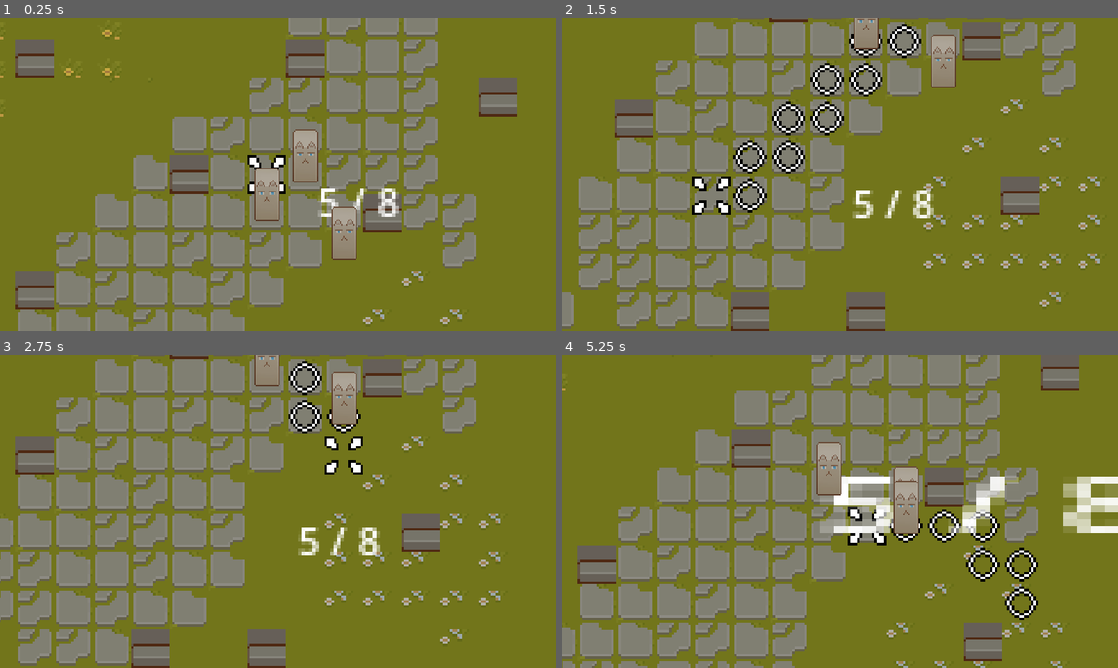
Above: before the commit, frames 1-4 (two rows, left to right).
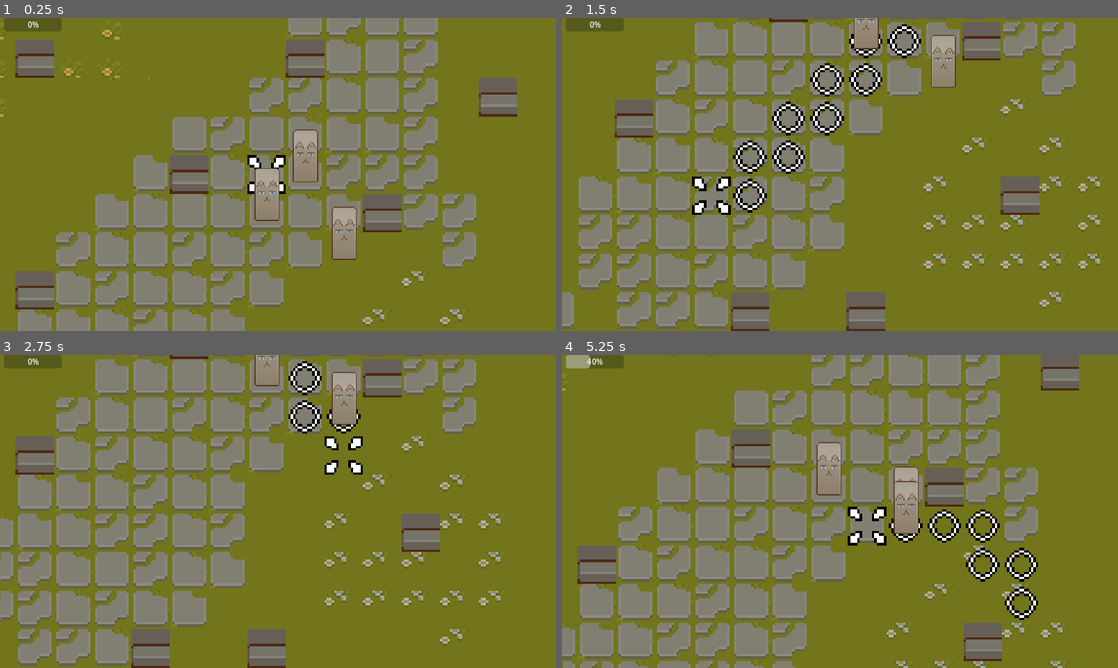
Above: after the commit, the same moments.

Repository: yuivan0352/godot-element-game
Game: Godot game, scene res://World.tscn
Same seed, same stepped clock (60 frames per second), same inputs: the game is played once before the commit and once after it.
Inputs (mouse positions are in pixels of both pictures, inside the frame that each line leads up to):
- Up to frame 1 (0.25 s): no input
- Up to frame 2 (1.5 s): tap Enter at 0.5 s; move the mouse to (962, 158) at 0.52 s; hold S (cam_down) 0.53-1.28 s; tap Space at 1.25 s; move the mouse to (728, 190) at 1.27 s; tap A (cam_left) at 1.35 s
- Up to frame 3 (2.75 s): tap Enter at 2 s; move the mouse to (333, 442) at 2.02 s; hold D (cam_right) from 2.03 s (still down)
- Up to frame 4 (5.25 s): tap Space at 2.75 s; move the mouse to (812, 574) at 2.77 s; release D (cam_right) at 2.78 s; tap W (cam_up) at 2.85 s; tap Enter at 3.5 s; move the mouse to (1006, 558) at 3.52 s; press the mouse at (1006, 558) at 3.53 s; move the mouse to (673, 464) at 4.27 s; release the mouse at (673, 464) at 4.28 s; tap S (cam_down) at 4.35 s; move the mouse to (867, 511) at 5.02 s; hold A (cam_left) from 5.03 s (still down)

The runs differ from the first frame. In frame 1, 0.9% of the frame differs, in the area x 0-72%, y 0-64%; in frame 2, 1.0%; in frame 3, 1.0%; in frame 4, 4.0%, in the area x 0-100%, y 0-57%.

Commit message:
health for one character

Diff:
--- a/Camera/OverviewCamera.tscn
+++ b/Camera/OverviewCamera.tscn
@@ -1,7 +1,6 @@
-[gd_scene load_steps=3 format=3 uid="uid://66bfojldfelb"]
+[gd_scene load_steps=2 format=3 uid="uid://66bfojldfelb"]
 
 [ext_resource type="Script" path="res://Camera/OverviewCamera.gd" id="1_mmlud"]
-[ext_resource type="PackedScene" uid="uid://gymja1x7cn2o" path="res://UI/StatUI.tscn" id="2_aju0a"]
 
 [node name="OverviewCamera" type="Camera2D"]
 zoom = Vector2(5, 5)
@@ -12,5 +11,3 @@
 limit_smoothed = true
 rotation_smoothing_enabled = true
 script = ExtResource("1_mmlud")
-
-[node name="StatUI" parent="." instance=ExtResource("2_aju0a")]
--- a/Character/Character.gd
+++ b/Character/Character.gd
@@ -14,7 +14,7 @@
 signal turn_complete
 signal char_moving
 # just to test health
-signal health_changed
+signal update_characterhealth
 
 func _ready():
 	print("Health: %s" % char_stats.health)
@@ -102,8 +102,15 @@
 				is_moving = false
 
 				# here just to test health
-				char_stats.health = char_stats.health - 1
-				health_changed.emit()
+				#char_stats.health = char_stats.health - 1
 
 				current_point_path.clear()
 				turn_complete.emit()
+
+			emit_signal("update_characterhealth", char_stats.health)
+
+func take_damage(damageAmount):
+	char_stats.health -= damageAmount
+	if char_stats.health <= 0:
+		char_stats.health = 0
+	emit_signal("update_characterhealth", char_stats.health)
--- a/Character/Character.tscn
+++ b/Character/Character.tscn
@@ -31,5 +31,3 @@
 limit_bottom = 256
 limit_smoothed = true
 rotation_smoothing_enabled = true
-
-[connection signal="health_changed" from="." to="." method="_on_health_changed"]
--- a/Images/TileMap.gd
+++ b/Images/TileMap.gd
@@ -29,3 +29,7 @@
 			set_cell(1, tile_position, 2, Vector2i(2, 3), 0)
 		else:
 			set_cell(1, tile_position, 2, Vector2i(3, 3), 0)
+
+
+func _on_turn_queue_active(active_char):
+	pass # Replace with function body.
--- /dev/null
+++ b/StatLayer.gd
@@ -0,0 +1,6 @@
+extends CanvasLayer
+
+var char
+
+func _on_active_char(active_char):
+	char = active_char
--- a/TurnQueue.gd
+++ b/TurnQueue.gd
@@ -6,7 +6,7 @@
 var prev_char : Character
 @onready var overview_camera = $"../OverviewCamera"
 
-signal active
+signal active(active_char)
 
 func _ready():
 	var characters = get_children()
@@ -15,11 +15,7 @@
 	for i in characters.size():
 		characters[i].turn_complete.connect(_play_turn)
 		characters[i].char_moving.connect(transition_character_cam)
-	active.connect(pass_active)
-	active.emit()
-
-func pass_active():
-	overview_camera.set_active(active_char)
+	active.emit(active_char)
 
 func transition_character_cam():
 	overview_camera.track_char_cam(active_char)
@@ -28,6 +24,7 @@
 	var new_index = (active_char.get_index() + 1) % get_child_count()
 	prev_char = active_char
 	active_char = get_child(new_index)
+	active.emit(active_char)
 	overview_camera.transition_camera(prev_char.find_child("CharacterCamera"), active_char.find_child("CharacterCamera"))
-	print(active_char.find_child("CharacterCamera").enabled)
+	#print(active_char.find_child("CharacterCamera").enabled)
 	overview_camera.make_current()
--- a/UI/HealthBar.tscn
+++ /dev/null
@@ -1,15 +0,0 @@
-[gd_scene load_steps=2 format=3 uid="uid://cjcl1fibiecja"]
-
-[ext_resource type="Script" path="res://UI/HealthLabel.gd" id="1_t4jns"]
-
-[node name="HealthBar" type="HBoxContainer"]
-offset_right = 84.0
-offset_bottom = 40.0
-
-[node name="TextureProgressBar" type="TextureProgressBar" parent="."]
-layout_mode = 2
-
-[node name="HealthLabel" type="Label" parent="."]
-layout_mode = 2
-text = "5 / 8"
-script = ExtResource("1_t4jns")
--- a/UI/HealthLabel.gd
+++ b/UI/HealthLabel.gd
@@ -1,15 +1,18 @@
 extends Label
 
-#var active_char : Character = get_parent()
+#@onready var active_char = get_node("../../../StatLayer")
+var char
+
+func _on_active_char(active_char):
+	char = active_char
+	print(char)
 
 func _ready():
-	print(get_parent().get_parent().get_parent().get_parent().active_char)
+	print(char)
 	#if self != null:
 		#self.text = "cock" + "/" + "penis"
 	#$Character.connect("health_changed", update)
-
-func _process(delta):
-	print(get_parent().get_parent().get_parent().get_parent().active_char)
+	pass
 
 func update():
 	self
--- a/UI/StatUI.gd
+++ b/UI/StatUI.gd
@@ -1,11 +1,7 @@
 extends Control
 
-@onready var character_stats : Character =
-@onready var label = $Label
+@onready var healthBar = $CharacterHealthBar
 
-func _ready():
-	var max_health = character_stats.char_stats.get_health()
-	var health = max_health
-
-	if label != null:
-		label.text = str(health) + "/" + str(max_health)
+func _on_character_update_characterhealth(health):
+	print(health)
+	healthBar.value = health
--- a/UI/StatUI.tscn
+++ /dev/null
@@ -1,19 +0,0 @@
-[gd_scene load_steps=2 format=3 uid="uid://gymja1x7cn2o"]
-
-[ext_resource type="PackedScene" uid="uid://cjcl1fibiecja" path="res://UI/HealthBar.tscn" id="2_cs2rw"]
-
-[node name="StatUI" type="Control"]
-layout_mode = 3
-anchors_preset = 15
-anchor_right = 1.0
-anchor_bottom = 1.0
-grow_horizontal = 2
-grow_vertical = 2
-
-[node name="VBoxContainer" type="VBoxContainer" parent="."]
-layout_mode = 0
-offset_right = 40.0
-offset_bottom = 40.0
-
-[node name="HealthBar" parent="VBoxContainer" instance=ExtResource("2_cs2rw")]
-layout_mode = 2
--- a/World.tscn
+++ b/World.tscn
@@ -1,13 +1,16 @@
-[gd_scene load_steps=15 format=3 uid="uid://bcem6cteq40gr"]
+[gd_scene load_steps=18 format=3 uid="uid://bcem6cteq40gr"]
 
 [ext_resource type="Texture2D" uid="uid://cnqqdk4f3fcw" path="res://Images/Texture/TX Tileset Grass.png" id="1_1knkp"]
 [ext_resource type="Texture2D" uid="uid://bjon20u4lph6f" path="res://Images/Texture/TX Tileset Wall.png" id="2_k3b8q"]
 [ext_resource type="Texture2D" uid="uid://b7oa2whf61p8g" path="res://Images/Texture/point and click cursor.png" id="3_l6tq3"]
 [ext_resource type="Script" path="res://Images/TileMap.gd" id="4_4o7b2"]
 [ext_resource type="Script" path="res://TurnQueue.gd" id="5_4rsxs"]
-[ext_resource type="PackedScene" uid="uid://66bfojldfelb" path="res://OverviewCamera.tscn" id="5_qj4ji"]
+[ext_resource type="PackedScene" uid="uid://66bfojldfelb" path="res://Camera/OverviewCamera.tscn" id="5_qj4ji"]
+[ext_resource type="Script" path="res://StatLayer.gd" id="5_x3x0p"]
 [ext_resource type="PackedScene" uid="uid://brhl8kkmkf8im" path="res://Character/Character.tscn" id="6_74pcq"]
 [ext_resource type="Script" path="res://Stats/stat_sheet.gd" id="7_88uww"]
+[ext_resource type="Script" path="res://UI/StatUI.gd" id="7_oinac"]
+[ext_resource type="Script" path="res://UI/HealthLabel.gd" id="8_441bh"]
 
 [sub_resource type="TileSetAtlasSource" id="TileSetAtlasSource_fwg0k"]
 texture = ExtResource("1_1knkp")
@@ -768,10 +771,11 @@
 sources/1 = SubResource("TileSetAtlasSource_qcekg")
 sources/2 = SubResource("TileSetAtlasSource_141pg")
 
-[sub_resource type="Resource" id="Resource_uy6i8"]
+[sub_resource type="Resource" id="Resource_g21b6"]
 resource_local_to_scene = true
 script = ExtResource("7_88uww")
 name = ""
+max_health = 0
 health = 40
 armor_class = 10
 strength = 10
@@ -781,10 +785,11 @@
 wisdom = 10
 charisma = 10
 
-[sub_resource type="Resource" id="Resource_ibn8a"]
+[sub_resource type="Resource" id="Resource_f7d4q"]
 resource_local_to_scene = true
 script = ExtResource("7_88uww")
 name = ""
+max_health = 0
 health = 8
 armor_class = 10
 strength = 10
@@ -803,6 +808,28 @@
 layer_1/tile_data = PackedInt32Array()
 script = ExtResource("4_4o7b2")
 
+[node name="StatLayer" type="CanvasLayer" parent="."]
+script = ExtResource("5_x3x0p")
+
+[node name="StatUI" type="Control" parent="StatLayer"]
+layout_mode = 3
+anchors_preset = 0
+offset_right = 40.0
+offset_bottom = 40.0
+script = ExtResource("7_oinac")
+
+[node name="HealthLabel" type="Label" parent="StatLayer/StatUI"]
+visible = false
+layout_mode = 0
+text = "5 / 8"
+script = ExtResource("8_441bh")
+
+[node name="CharacterHealthBar" type="ProgressBar" parent="StatLayer/StatUI"]
+layout_mode = 0
+offset_left = 8.0
+offset_right = 128.0
+offset_bottom = 27.0
+
 [node name="OverviewCamera" parent="." instance=ExtResource("5_qj4ji")]
 
 [node name="TurnQueue" type="Node2D" parent="."]
@@ -811,11 +838,14 @@
 
 [node name="Character" parent="TurnQueue" instance=ExtResource("6_74pcq")]
 position = Vector2(8, -8)
-char_stats = SubResource("Resource_uy6i8")
+char_stats = SubResource("Resource_g21b6")
 
 [node name="Character2" parent="TurnQueue" instance=ExtResource("6_74pcq")]
 position = Vector2(-8, 8)
-char_stats = SubResource("Resource_ibn8a")
+char_stats = SubResource("Resource_f7d4q")
 
 [node name="Character3" parent="TurnQueue" instance=ExtResource("6_74pcq")]
 position = Vector2(24, 24)
+
+[connection signal="active" from="TurnQueue" to="StatLayer" method="_on_active_char"]
+[connection signal="update_characterhealth" from="TurnQueue/Character" to="StatLayer/StatUI" method="_on_character_update_characterhealth"]
